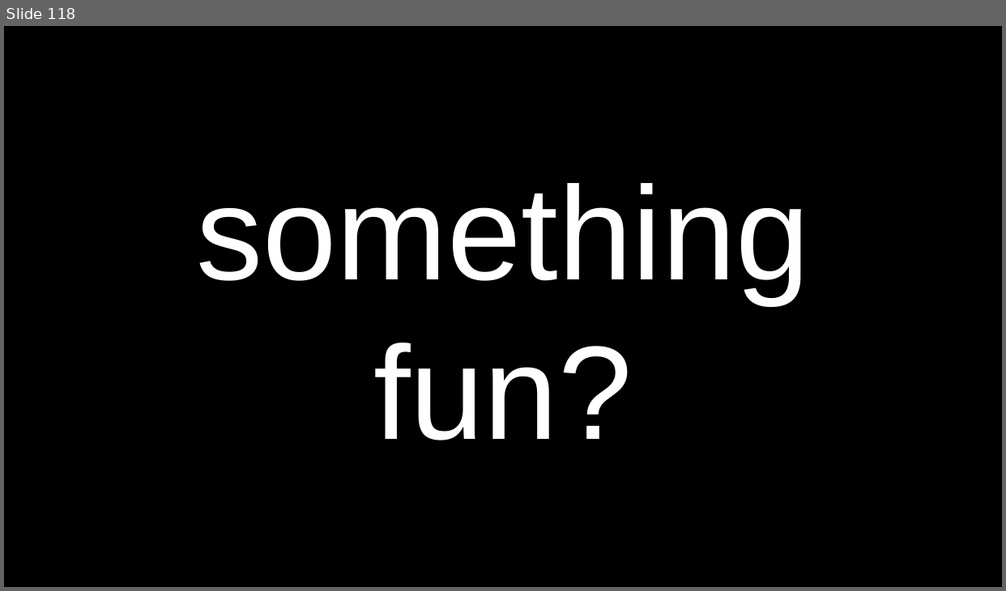
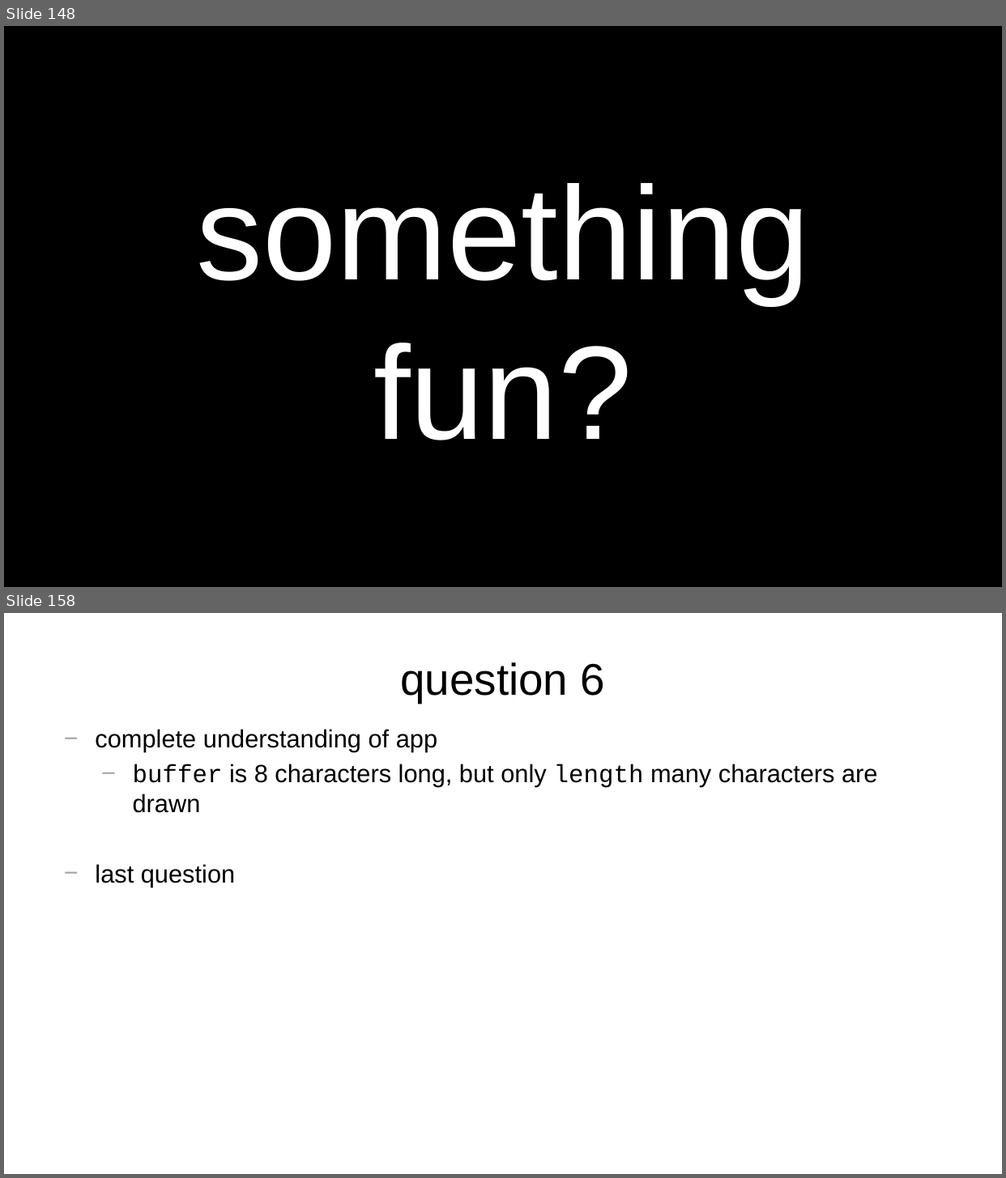
Before and after one commit to james-bern/CS136-SLIDES, a slide deck: WeekXX2.pptx. Shown one above the other, each under a label of ours: slide 118 before the commit, slides 148 and 158 after it; the slides between them are not shown. The pictures are 1006x591 and 1006x1178 pixels, drawn with LibreOffice and Linux fonts; fonts in the diff are those of the drawing. Boxes give left, top, right and bottom in pixels: in the first picture for what was removed or moved away, otherwise in the second. Text is boxed around its words. In the diff, an @@ line names an element or a change of style, - is before the commit and + after.

```diff
--- a/WeekXX2.pptx
+++ b/WeekXX2.pptx
@@ slide 158 added at [4, 613, 1002, 1174], background #FFFFFF @@
@@ title added at [401, 662, 605, 703], 32 pt, text #000000 @@
+question 6
@@ text added at [95, 729, 878, 887], 18 pt, text #000000 @@
+− complete understanding of app
+  − buffer is 8 characters long, but only length many characters are drawn
+− last question
@@ what was slide 118 is now slide 148 @@
```
Also in this commit, not shown: 43 other slides added.
